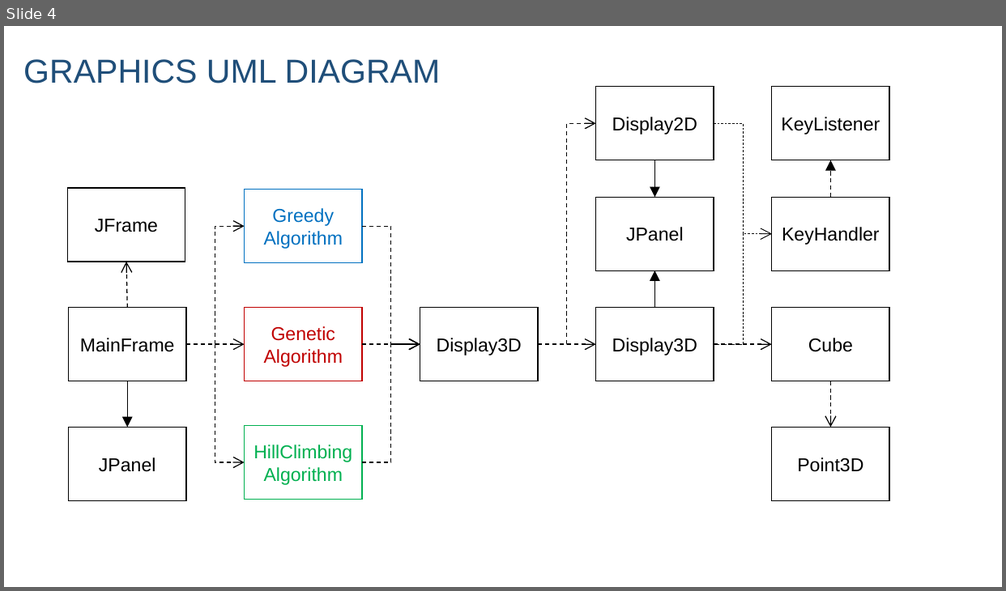
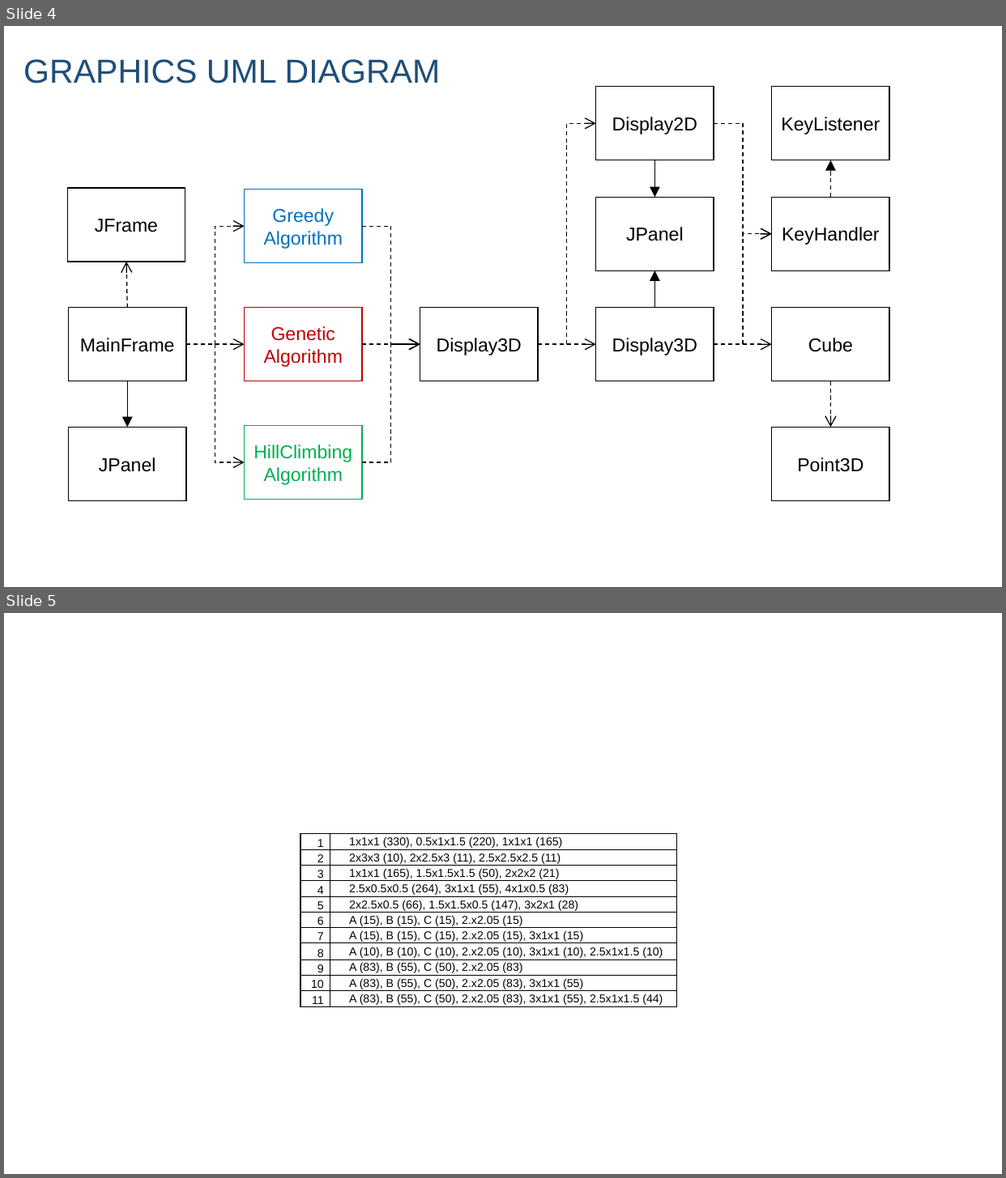
Before and after one commit to swengeler/PP3, a slide deck: Report, presentation and related stuff/Diagrams.pptx. Shown one above the other, each under a label of ours: slide 4 before the commit, slides 4 and 5 after it. The pictures are 1006x591 and 1006x1178 pixels, drawn with LibreOffice and Linux fonts; fonts in the diff are those of the drawing. Boxes give left, top, right and bottom in pixels: in the first picture for what was removed or moved away, otherwise in the second. Text is boxed around its words. In the diff, an @@ line names an element or a change of style, - is before the commit and + after.

```diff
--- a/Report, presentation and related stuff/Diagrams.pptx
+++ b/Report, presentation and related stuff/Diagrams.pptx
@@ slide 5 added at (x1=4, y1=613, x2=1002, y2=1174), background #FFFFFF @@
@@ table added at (x1=300, y1=833, x2=676, y2=1011), 11 rows, 4 columns @@
+1 |  |  | 1x1x1 (330), 0.5x1x1.5 (220), 1x1x1 (165)
+2 |  |  | 2x3x3 (10), 2x2.5x3 (11), 2.5x2.5x2.5 (11)
+3 |  |  | 1x1x1 (165), 1.5x1.5x1.5 (50), 2x2x2 (21)
+4 |  |  | 2.5x0.5x0.5 (264), 3x1x1 (55), 4x1x0.5 (83)
+5 |  |  | 2x2.5x0.5 (66), 1.5x1.5x0.5 (147), 3x2x1 (28)
+6 |  |  | A (15), B (15), C (15), 2.x2.05 (15)
+7 |  |  | A (15), B (15), C (15), 2.x2.05 (15), 3x1x1 (15)
+8 |  |  | A (10), B (10), C (10), 2.x2.05 (10), 3x1x1 (10), 2.5x1x1.5 (10)
+9 |  |  | A (83), B (55), C (50), 2.x2.05 (83)
+10 |  |  | A (83), B (55), C (50), 2.x2.05 (83), 3x1x1 (55)
+11 |  |  | A (83), B (55), C (50), 2.x2.05 (83), 3x1x1 (55), 2.5x1x1.5 (44)
@@ slide 4 changed as well @@
@@ elbow arrow (714, 123) - (772, 234): stroke #000000 0.5 pt dashed to #000000 1 pt dashed @@
@@ elbow arrow (714, 345) - (772, 234): stroke #000000 0.5 pt dashed to #000000 1 pt dashed @@
```
Also in this commit, not shown: 3 other slides changed, 14 other files.
